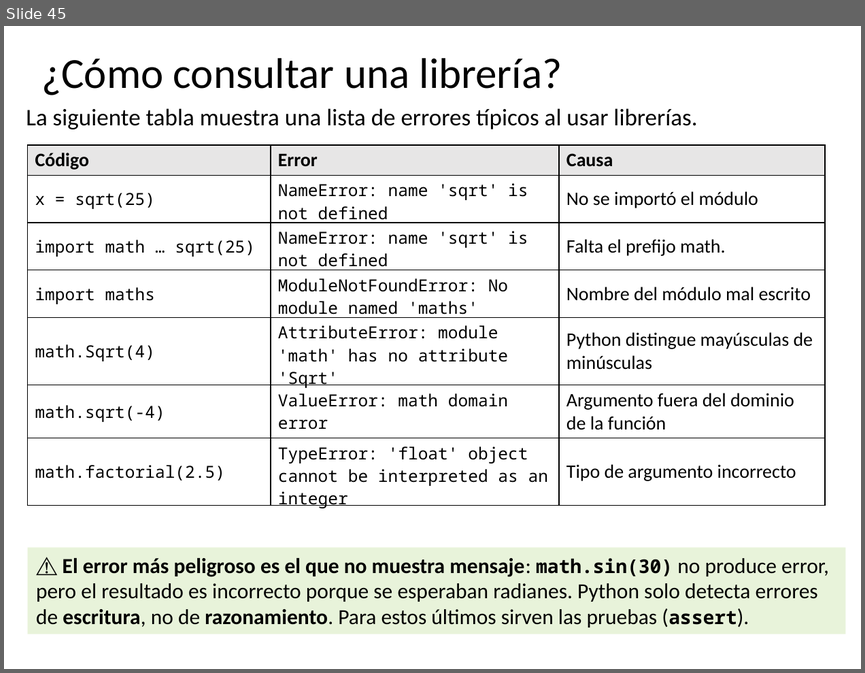
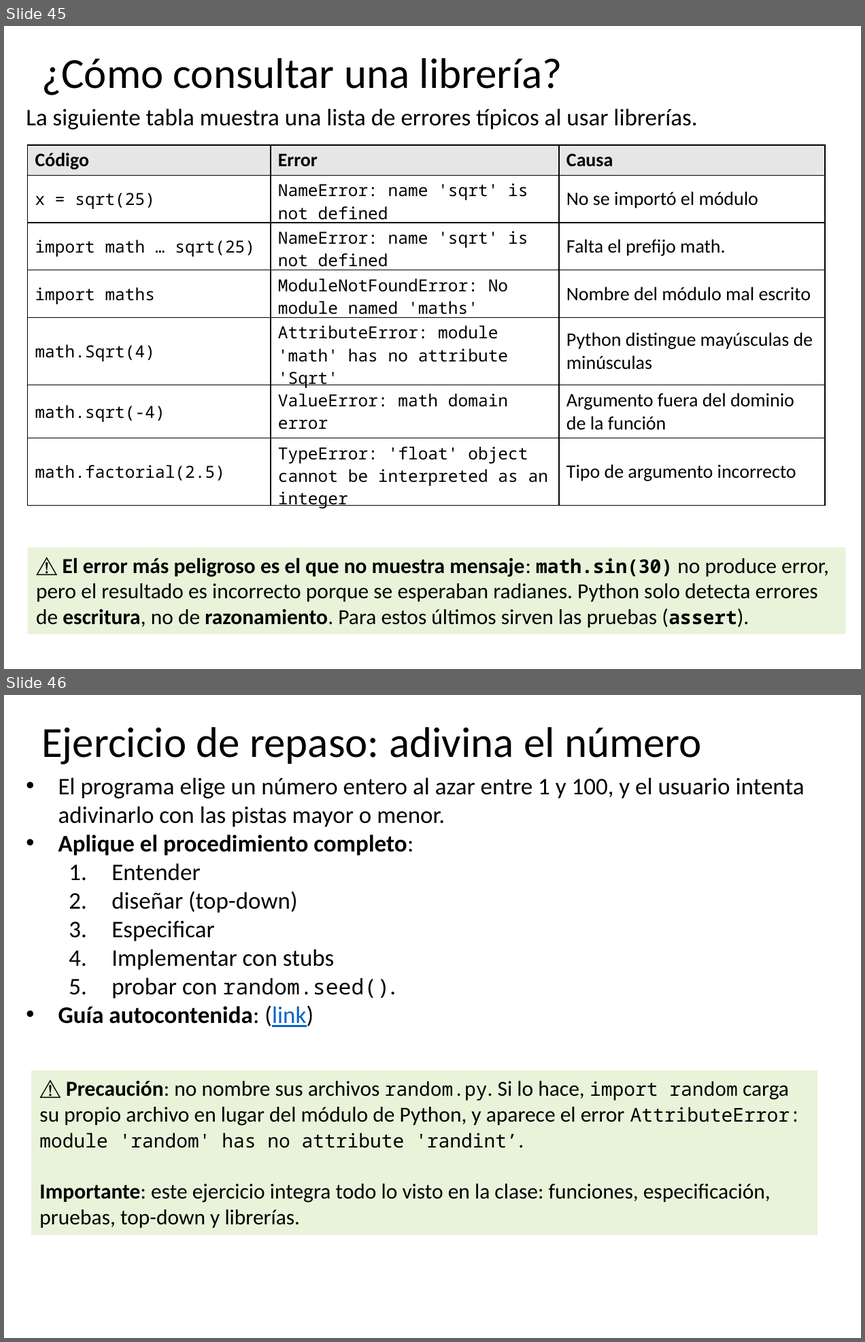
Before and after one commit to algoritmos-UdeA/logica1-20262, a slide deck: clases/10/teoria/clase-10.pptx. Shown one above the other, each under a label of ours: slide 45 before the commit, slides 45 and 46 after it. The pictures are 865x673 and 865x1342 pixels, drawn with LibreOffice and Linux fonts; fonts in the diff are those of the drawing. Boxes give left, top, right and bottom in pixels: in the first picture for what was removed or moved away, otherwise in the second. Text is boxed around its words. In the diff, an @@ line names an element or a change of style, - is before the commit and + after.

```diff
--- a/clases/10/teoria/clase-10.pptx
+++ b/clases/10/teoria/clase-10.pptx
@@ slide 46 added at <box>4,695,861,1338</box>, background #FFFFFF @@
@@ title added at <box>41,727,702,764</box>, 36 pt, text #000000 @@
+Ejercicio de repaso: adivina el número
@@ text added at <box>58,777,804,1027</box>, 20 pt, text #000000 @@
+• El programa elige un número entero al azar entre 1 y 100, y el usuario intenta adivinarlo con las pistas mayor o menor.
+• Aplique el procedimiento completo:
+  1. Entender
+  2. diseñar (top-down)
+  3. Especificar
+  4. Implementar con stubs
+  5. probar con random.seed().
+• Guía autocontenida: (link)
@@ rectangle added at <box>31,1070,818,1235</box>, fill #E8F3DA, 18 pt, text #000000 @@
+⚠️ Precaución: no nombre sus archivos random.py. Si lo hace, import random carga su propio archivo en lugar del módulo de Python, y aparece el error AttributeError: module 'random' has no attribute 'randint’.
+Importante: este ejercicio integra todo lo visto en la clase: funciones, especificación, pruebas, top-down y librerías.
```
Also in this commit, not shown: 2 slides changed, 11 other slides added, 1 slide removed, 28 other files.
